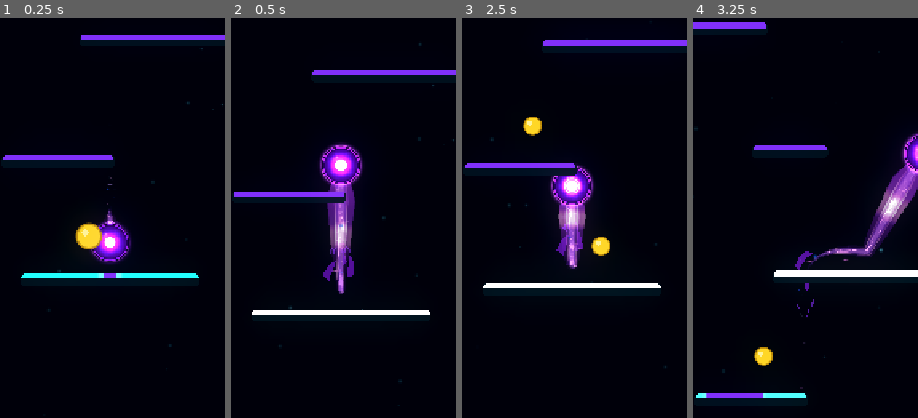
Above: before the commit, frames 1-4 (left to right).
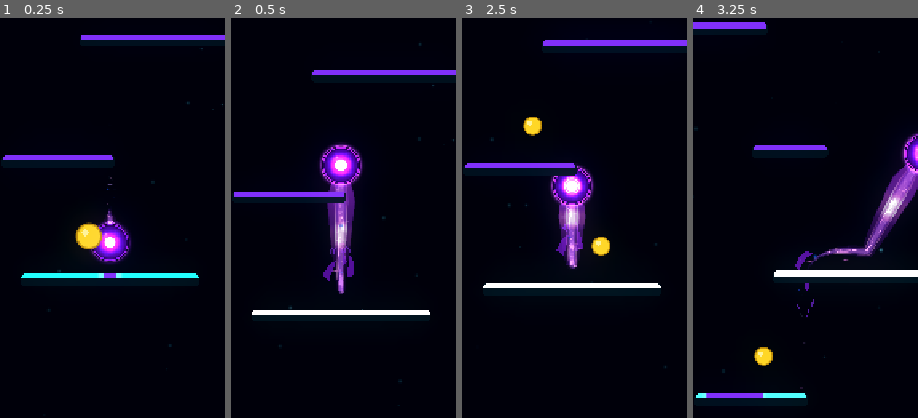
Above: after the commit, the same moments.

Repository: Kryodo/TowerJump
Game: Godot game, scene res://scenes/main.tscn
Two runs of this game, one before a commit and one after it. Both use one fixed random seed, a clock stepped at 60 frames per second and the inputs below.
Inputs (mouse positions are % of the whole screen's width and height, from its top left):
- Up to frame 1 (0.25 s): no input
- Up to frame 2 (0.5 s): no input
- Up to frame 3 (2.5 s): move the mouse to (72, 45) at 0.52 s; hold Right (ui_right) 0.53-1.25 s; click (72, 45) at 0.67 s; drag from (30, 55) to (47, 31) at 1.27 s; click "Nochmal spielen" at 2 s
- Up to frame 4 (3.25 s): move the mouse to (60, 28) at 2.77 s; hold Right (ui_right) from 2.78 s (still down)
The pictures show only the part of the screen within x 26-76%, y 25-75%; the shares and areas given below are measured in that part.

Frame 1 is identical in both runs. In frame 2, 0.2% of the frame differs, in the area x 44-54%, y 52-58%; in frame 3, 0.2%; in frame 4, 0.3%, in the area x 81-97%, y 42-51%.

Commit message:
Remove landing discharge from comet membrane

Diff:
--- a/scenes/unified_comet.gdshader
+++ b/scenes/unified_comet.gdshader
@@ -8,8 +8,6 @@
 uniform float surface_flow_strength : hint_range(0.0, 0.5) = 0.16;
 uniform float pulse_progress = -1.0;
 uniform float pulse_strength = 0.0;
-uniform float landing_kick_strength = 0.0;
-uniform float landing_kick_progress = 0.0;
 
 // Deterministic noise shared with the inner energy shader.
 float hash21(vec2 p) {
@@ -61,19 +59,6 @@
 		1.0 - smoothstep(0.025, 0.105, abs(along - pulse_progress))
 	) * pulse_gate;
 	float travelling_pulse = pulse_band * pulse_strength * tail_fade;
-	// A moving landing front travels partway down the ribbon, leaving only a
-	// restrained wake behind it. The ambient pulse still travels the full trail.
-	float landing_kick_gate = step(0.0, landing_kick_progress);
-	float landing_kick_front = 1.0 - smoothstep(0.025, 0.095, abs(along - landing_kick_progress));
-	float landing_kick_wake = (
-		1.0 - smoothstep(0.0, 0.18, max(landing_kick_progress - along, 0.0))
-	) * (
-		1.0 - smoothstep(0.0, 0.09, max(along - landing_kick_progress, 0.0))
-	);
-	float landing_head_kick = landing_kick_strength
-		* max(landing_kick_front, landing_kick_wake * 0.30)
-		* landing_kick_gate
-		* tail_fade;
 	float edge_mask = smoothstep(0.24, 0.82, abs(across * 2.0 - 1.0));
 
 	float time = TIME * flow_speed;
@@ -109,31 +94,26 @@
 	vec3 tail_color;
 	vec3 inner_energy_color;
 	vec3 pulse_color;
-	vec3 landing_kick_color;
 	if (palette_mode == 1) {
 		head_color = vec3(0.52, 0.10, 0.96);
 		tail_color = vec3(0.11, 0.014, 0.34);
 		inner_energy_color = vec3(1.12, 0.52, 1.65);
 		pulse_color = vec3(1.55, 0.78, 1.95);
-		landing_kick_color = vec3(2.0, 1.15, 2.75);
 	} else {
 		head_color = vec3(0.035, 0.36, 0.92);
 		tail_color = vec3(0.006, 0.035, 0.25);
 		inner_energy_color = vec3(0.22, 0.88, 1.42);
 		pulse_color = vec3(0.70, 1.38, 1.90);
-		landing_kick_color = vec3(1.0, 1.95, 2.65);
 	}
 
 	vec3 body_color = mix(head_color, tail_color, smoothstep(0.06, 0.94, along));
 	float core_influence = center_energy * (0.14 + 0.16 * head_energy);
 	core_influence += surface_presence * surface_flow_strength;
 	core_influence += travelling_pulse * 0.20;
-	core_influence += landing_head_kick * 0.20;
 	body_color = mix(body_color, inner_energy_color, clamp(core_influence, 0.0, 0.65));
 	body_color *= flow;
 	// The travelling current briefly lights the membrane's outer edges as well as its core.
 	body_color += pulse_color * travelling_pulse * edge_mask * 0.52;
-	body_color += landing_kick_color * landing_head_kick * (0.22 + edge_mask * 0.30);
 
 	// Keep the skin continuous and translucent. Its visible silhouette is now
 	// carried by the live mesh edge geometry; pulses add light without reshaping it.
@@ -141,7 +121,6 @@
 	float body_alpha = translucent_body_alpha * mix(0.93, 1.06, surface_presence);
 	float core_alpha = center_energy * (0.10 + surface_current * 0.02) * head_energy;
 	float pulse_alpha = travelling_pulse * (0.025 + edge_mask * 0.11);
-	pulse_alpha += landing_head_kick * (0.018 + edge_mask * 0.045);
 	float alpha = clamp((body_alpha + core_alpha + pulse_alpha) * tail_fade, 0.0, 0.94);
 	alpha = clamp(alpha * fragment_alpha_boost, 0.0, 0.94);
 
